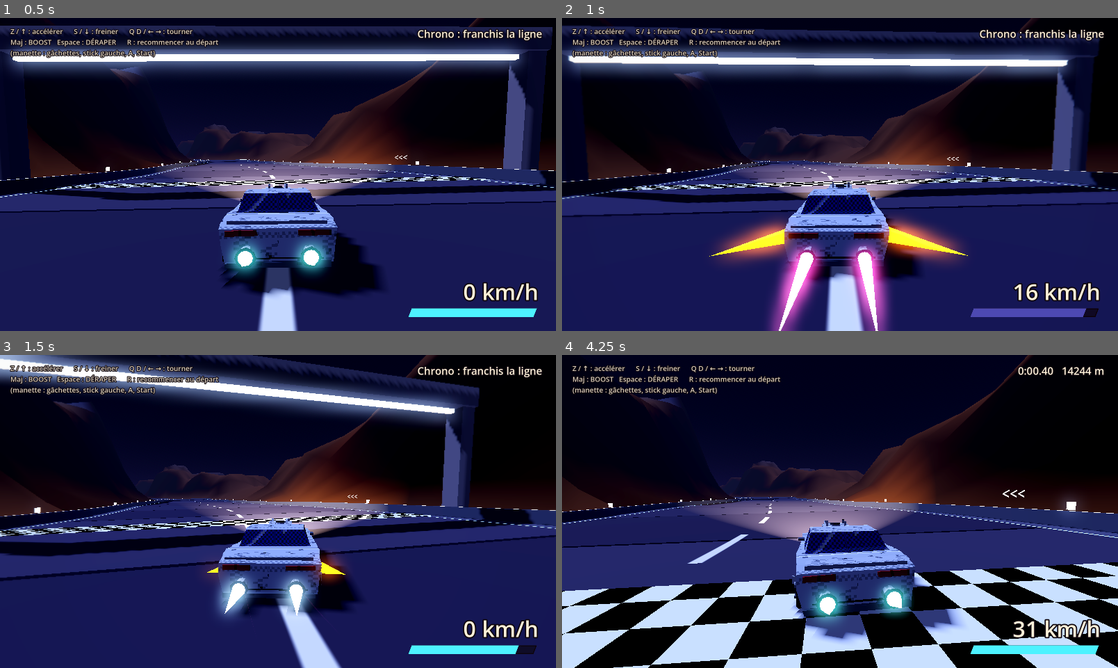
Above: before the commit, frames 1-4 (two rows, left to right).
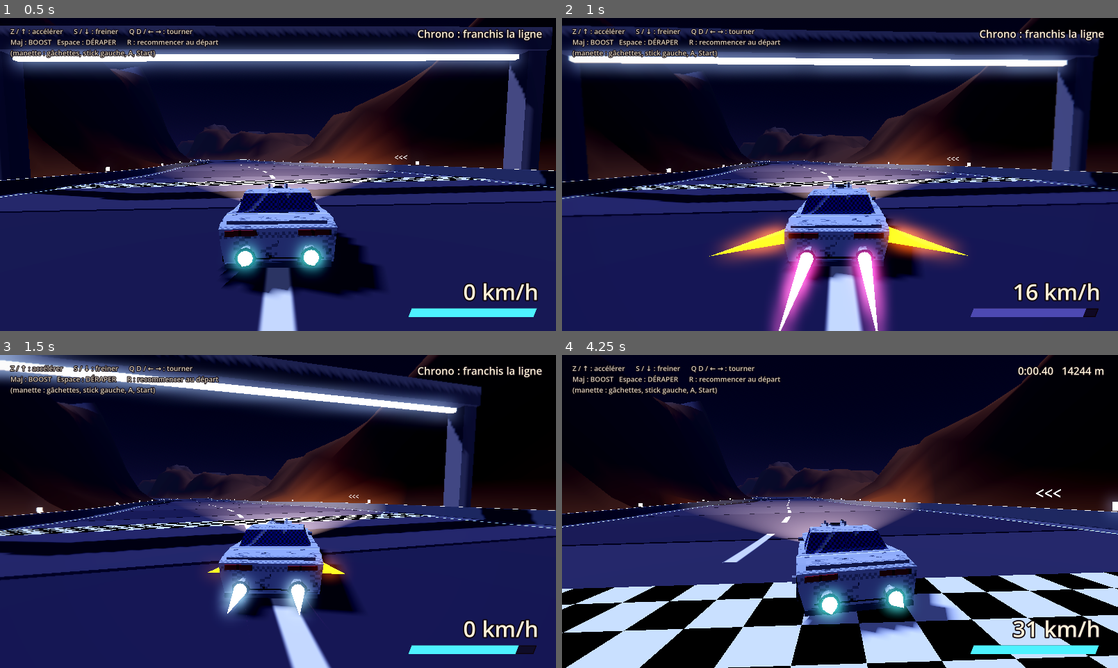
Above: after the commit, the same moments.

Repository: CrachelaVapeur/Jeu-de-Course
Game: Godot game, scene res://scenes/circuit_01.tscn
Two runs of this game, one before a commit and one after it. Both use one fixed random seed, a clock stepped at 60 frames per second and the inputs below.
Inputs:
- Up to frame 1 (0.5 s): no input
- Up to frame 2 (1 s): hold D (droite) from 0.53 s (still down); hold Shift (boost) from 0.53 s (still down); tap Space (deraper) at 0.8 s
- Up to frame 3 (1.5 s): release D (droite) at 1.28 s; release Shift (boost) at 1.28 s; hold Down from 1.28 s (still down); tap Space (deraper) at 1.35 s
- Up to frame 4 (4.25 s): tap S (freiner) at 1.55, 3.8 s; release Down at 2.03 s; hold D (droite) 2.03-2.78 s; hold S (freiner) 2.03-2.78 s; tap Shift (boost) at 2.3, 2.85 s; hold W (accelerer) 2.78-3.53 s; tap Space (deraper) at 3.05 s; hold A (gauche) from 3.53 s (still down); hold Space (deraper) from 3.53 s (still down)

Frame 1 is identical in both runs. In frame 2, 0.3% of the frame differs, in the area x 0-100%, y 3-100%; in frame 3, 4.1%; in frame 4, 24%, in the area x 0-100%, y 0-100%.

Commit message:
Experience: derapage a variable unique (grip de l'arriere), sans machine a etats ni minuteries
Co-Authored-By: Claude Sonnet 5.5 <noreply@anthropic.com>
Claude-Session: https://claude.ai/code/session_017huJHQwB2bFeykRbBtH6CG

Diff:
--- a/scripts/vehicule.gd
+++ b/scripts/vehicule.gd
@@ -73,25 +73,31 @@
 @export var rigidite_haute_vitesse := 0.0  ## part de rotation perdue à pleine vitesse hors dérapage : sans dérapage, pas de virage serré
 
 @export_group("Dérapage (vrais circuits)")
-## Comme OutRun : on amorce le dérapage (appui sur frein / Espace, ou lever de pied) en virage,
-## au-dessus de la vitesse minimale. Le dérapage PROLONGE le virage en cours : il ne plonge pas
-## vers l'intérieur. Il sert à régler la courbure : le volant la serre ou l'ouvre, volant au
-## neutre on garde la courbure (bolide « planté »), et en contre-braquant jusqu'au bout on
-## repasse naturellement de l'autre côté.
-@export var vitesse_min_derapage := 27.8  ## m/s (100 km/h) : en dessous, impossible d'amorcer un dérapage, et s'il est en cours il s'arrête
-@export var duree_transition := 0.6  ## secondes pour que le nez se mette en travers progressivement
+## UNE seule variable pilote tout : le « grip » de l'arrière (1 = pleine adhérence, 0 = il glisse).
+## - un appui sur frein / Espace, ou lâcher le gaz, fait chuter le grip d'un coup (au-dessus de la
+##   vitesse minimale) ; tenir Espace le maintient bas ;
+## - le grip remonte tout seul ; bien plus lentement tant qu'on braque (pneus saturés) ;
+## - plus le grip est bas, plus le nez se met en travers, plus la courbure est « tenue » (volant
+##   lâché = on garde l'élan) et plus elle change progressivement (jamais de saut de côté) ;
+## - en dessous de « seuil_derapage », on est « en dérapage » (fumée, recharge de boost).
+@export var vitesse_min_derapage := 27.8  ## m/s (100 km/h) : en dessous, le grip revient et rien ne peut le faire chuter
+@export var seuil_derapage := 0.6  ## grip en dessous duquel on est « en dérapage »
+@export var impulsion_appui := 0.8  ## grip perdu d'un coup à un appui sur frein ou Espace
+@export var impulsion_levee := 0.5  ## grip perdu d'un coup quand on lâche le gaz
+@export var grip_frein_a_main := 0.2  ## grip maintenu tant qu'Espace est tenu
+@export var grip_frein := 0.5  ## grip maintenu tant que le frein est tenu en virage
+@export var recuperation := 0.45  ## par seconde : le grip remonte quand le volant est au neutre
+@export var recuperation_en_virage := 0.05  ## par seconde : idem tant qu'on braque (le dérapage dure le temps du virage)
 @export var angle_entree_lent := 0.35  ## radians : angle de glisse à pleine courbure, à basse vitesse
 @export var angle_entree_vite := 0.75  ## radians : idem à pleine vitesse (le bolide se met presque en travers)
-@export var bonus_feinte := 1.3  ## angle plus ample si on a braqué à l'opposé juste avant (feinte)
-@export var delai_amorce := 0.7  ## secondes pendant lesquelles un appui (frein, Espace) ou un lever de pied reste « armé » : on peut braquer juste après
 @export var angle_glisse_max := 1.0  ## radians : angle maximum
-@export var facteur_rotation_derapage := 1.15  ## le volant tourne plus fort en dérapage qu'en conduite normale (1 = pareil)
-@export var variation_courbure := 3.0  ## rad/s² : vitesse max à laquelle la courbure peut changer (plus petit = plus progressif, pas de saut de côté)
-@export var maintien_courbure_gaz := 0.35  ## par seconde : volant au neutre sous les gaz, la courbure s'ouvre très lentement
+@export var facteur_rotation_derapage := 1.15  ## le volant tourne un peu plus fort quand le grip est bas
+@export var variation_courbure := 3.0  ## rad/s² : vitesse max de changement de courbure à grip nul (plus petit = plus progressif)
+@export var variation_courbure_grip := 20.0  ## idem à plein grip (conduite normale)
+@export var maintien_courbure_gaz := 0.35  ## par seconde : volant lâché, grip bas, sous gaz : la courbure s'ouvre lentement
 @export var maintien_courbure_sans_gaz := 1.0  ## idem sans les gaz : lever le pied aide à redresser
-@export var angle_sortie := 0.1  ## radians : sous cet angle, volant au neutre, on a retrouvé l'adhérence
+@export var maintien_courbure_grip := 7.0  ## idem à plein grip : on redresse tout de suite
 @export var reactivite_glisse := 6.0  ## lissage de l'angle de glisse
-@export var adherence_normale := 9.0  ## hors dérapage la trajectoire rattrape vite le nez
 @export var perte_vitesse_derapage := 0.18  ## part de vitesse perdue par seconde à glisse maximale
 @export var recharge_boost_derapage := 14.0  ## jauge gagnée par seconde de dérapage
 
@@ -117,20 +123,13 @@
 var _cap_trajectoire := 0.0  # direction dans laquelle on se déplace vraiment
 var _sens_derapage := 0.0  # -1 / +1 : côté du dérapage en cours (+1 = nez à gauche)
 var _fumees: Array[CPUParticles3D] = []  # nuages de gomme aux roues arrière
+var _grip := 1.0  # adhérence de l'arrière : 1 = normale, 0 = glisse totale
 var _glisse := 0.0  # angle entre la trajectoire et le nez, en dérapage
-var _angle_tenu := 1.0  # multiplicateur d'angle de glisse (feinte)
 var _ignorer_boost := false  # vrai après une perte de focus, jusqu'au relâchement de la touche
 var _omega := 0.0  # vitesse de rotation de la trajectoire en dérapage (rad/s) : la courbure
-var _t_derapage := 0.0  # temps écoulé depuis le début du dérapage
 var _appui_en_attente := false  # un appui frein/Espace reçu, pas encore pris en compte par la physique
-var _temps_en_l_air := 0.0
-var _amorce := 0.0  # temps restant pendant lequel l'amorce du dérapage est armée
 var _gaz_precedent := 0.0
-var _sens_braquage := 0.0  # dernier côté braqué franchement (pour la feinte)
-var _sens_precedent := 0.0
-var _temps_depuis_changement := 9.0
 var _volant := 0.0  # braquage lissé (-1..1) : le volant a du poids
-var _lacet := 0.0  # vitesse de rotation actuelle du nez (inertie)
 var _temps := 0.0
 var _contact_mur := false
 var _normale_sol := Vector3.UP
@@ -274,7 +273,7 @@
 func cap_camera() -> float:
 	# Pendant un dérapage, la caméra regarde surtout la trajectoire : on voit le
 	# bolide de travers (comme dans OutRun) au lieu de rester collé derrière son nez.
-	return _cap - _glisse * 0.75 if en_derapage else _cap
+	return _cap - _glisse * 0.75
 
 
 func ratio_vitesse() -> float:
@@ -329,120 +328,78 @@
 	else:
 		var controle := 1.0 if is_on_floor() else controle_en_l_air
 		_volant = lerpf(_volant, virage, 1.0 - exp(-raideur_volant * delta))
-		_mettre_a_jour_derapage(delta)
-		if en_derapage:
-			_piloter_derapage(_volant, maniabilite * controle, delta)
-		else:
-			# Sous-virage : plus les pneus saturent, moins le nez suit le volant.
-			var cible := _volant * vitesse_rotation_circuit * facteur_rotation * maniabilite * controle
-			# Direction lourde à grande vitesse : on ne tourne serré qu'en dérapant.
-			cible *= 1.0 - rigidite_haute_vitesse * smoothstep(0.5, 1.0, ratio_vitesse())
-			_lacet = lerpf(_lacet, cible, 1.0 - exp(-inertie_lacet * delta))
-			_cap += _lacet * delta
-			if absf(angle_difference(_cap_trajectoire, _cap)) > 0.25:
-				# Fin de dérapage : le nez revient vers la trajectoire, sans à-coup sur la direction.
-				_cap = lerp_angle(_cap, _cap_trajectoire, 1.0 - exp(-6.0 * delta))
-			else:
-				# L'adhérence ramène vite la trajectoire dans l'axe du nez.
-				_cap_trajectoire = lerp_angle(_cap_trajectoire, _cap, 1.0 - exp(-adherence_normale * delta))
+		_mettre_a_jour_grip(virage, maniabilite * controle, delta)
+		_conduire_avec_grip(virage, maniabilite * controle, delta)
 	rotation.y = _cap
 
 
-## Décide si on est en dérapage. Comme dans OutRun, on l'amorce exprès : à grande
-## vitesse, on braque franchement tout en lâchant le gaz (ou en freinant, ou avec la
-## touche « deraper »). Braquer seul, sans amorce, ne fait jamais déraper.
-func _mettre_a_jour_derapage(delta: float) -> void:
-	# Une amorce = un APPUI bref (frein, Espace) ou un lever de pied, fait à grande vitesse.
-	# Elle reste armée un instant : on a le temps de braquer, et il n'est pas nécessaire de
-	# garder la touche enfoncée (le frein fait d'ailleurs chuter la vitesse).
-	# Frein à main (Espace) : tant qu'il est tenu, l'amorce reste armée (on peut le tenir et
-	# braquer ensuite). Un simple appui est aussi capté par _input, même plus court qu'une image
-	# physique, donc rien ne se perd.
+## Vitesse de rotation maximale du volant, en tenant compte du grip (un peu plus vive quand il est bas).
+func _rotation_max(manoeuvre: float) -> float:
+	return vitesse_rotation_circuit * facteur_rotation * manoeuvre * lerpf(facteur_rotation_derapage, 1.0, _grip)
+
+
+## L'unique variable : le grip de l'arrière. Les appuis le font chuter, le temps le fait remonter.
+func _mettre_a_jour_grip(brut: float, manoeuvre: float, delta: float) -> void:
 	var appui := _appui_en_attente or Input.is_action_just_pressed("freiner") or Input.is_action_just_pressed("deraper")
 	_appui_en_attente = false
-	var frein_a_main := Input.is_action_pressed("deraper")
 	var levee := _gaz_precedent > 0.5 and gaz < 0.1
 	_gaz_precedent = gaz
-	if (appui or levee or frein_a_main) and vitesse >= vitesse_min_derapage:
-		_amorce = delai_amorce
+
+	if vitesse < vitesse_min_derapage:
+		# Trop lent : le grip revient, et rien ne peut le faire chuter.
+		_grip = minf(_grip + 3.0 * delta, 1.0)
 	else:
-		_amorce = maxf(_amorce - delta, 0.0)
-
-	_temps_depuis_changement += delta
-	if absf(_volant) > 0.5 and signf(_volant) != _sens_braquage:
-		_sens_precedent = _sens_braquage
-		_sens_braquage = signf(_volant)
-		_temps_depuis_changement = 0.0
-
-	# Sur un circuit bosselé, la voiture décolle une fraction de seconde : on ne coupe donc le
-	# dérapage (ou l'amorce) qu'après un vrai saut, ou si on ralentit trop.
-	if is_on_floor():
-		_temps_en_l_air = 0.0
+		if appui:
+			_grip = maxf(_grip - impulsion_appui, 0.05)
+		if levee:
+			_grip = maxf(_grip - impulsion_levee, 0.05)
+		var plancher := 1.0
+		if Input.is_action_pressed("deraper"):
+			plancher = grip_frein_a_main
+		elif Input.get_action_strength("freiner") > 0.3 and absf(brut) > 0.1:
+			plancher = grip_frein
+		if plancher < 1.0:
+			# Frein à main ou frein tenu : on maintient le grip bas.
+			_grip = move_toward(_grip, minf(plancher, _grip), 3.0 * delta)
+		else:
+			var rec := recuperation_en_virage if absf(brut) > 0.1 else recuperation
+			_grip = minf(_grip + rec * delta, 1.0)
+
+	en_derapage = _grip < seuil_derapage
+
+
+## Le virage, quel que soit le grip. La trajectoire tourne à la vitesse « _omega » (la courbure) ;
+## à plein grip elle suit le volant tout de suite, à grip bas elle change progressivement et se
+## maintient volant lâché. Le nez se met en travers d'autant plus que le grip est bas et que la
+## courbure est forte. Aucun changement brusque : tout est continu en fonction du grip.
+func _conduire_avec_grip(brut: float, manoeuvre: float, delta: float) -> void:
+	var rotation_max := _rotation_max(manoeuvre)
+	if absf(brut) > 0.1:
+		var cible := _volant * rotation_max
+		var pas := (cible - _omega) * (1.0 - exp(-inertie_lacet * delta))
+		var limite := lerpf(variation_courbure, variation_courbure_grip, smoothstep(0.4, 0.9, _grip)) * delta
+		_omega += clampf(pas, -limite, limite)
 	else:
-		_temps_en_l_air += delta
-	if vitesse < vitesse_min_derapage:
-		en_derapage = false
-		_amorce = 0.0
-		return
-	if _temps_en_l_air > 0.4:
-		en_derapage = false
-		return
-	if en_derapage:
-		return
-	if _amorce <= 0.0 or absf(_volant) < 0.35 or _temps_en_l_air > 0.15:
-		return
-
-	_amorce = 0.0
-	en_derapage = true
-	_sens_derapage = signf(_volant)
-	# Feinte : un coup de volant à l'opposé juste avant donne un angle de glisse plus ample.
-	_angle_tenu = 1.0
-	if _sens_precedent == -_sens_derapage and _temps_depuis_changement < 0.8:
-		_angle_tenu = bonus_feinte
-	# On repart de la courbure actuelle : pas de changement de direction à l'entrée.
-	_omega = _lacet if absf(_lacet) > 0.05 else _sens_derapage * 0.05
-	_sens_derapage = signf(_omega)
-	_glisse = clampf(angle_difference(_cap_trajectoire, _cap), -0.2, 0.2)
-	_t_derapage = 0.0
-
-
-## Dérapage « sur rail » : la trajectoire garde sa courbure, que le volant règle.
-## - volant dans le sens du virage : la courbure se serre ;
-## - volant au neutre : on garde la courbure (elle s'ouvre doucement sous les gaz, plus vite sans) ;
-## - contre-braquage : la courbure s'ouvre, le bolide se redresse, et si on continue à
-##   contre-braquer il repart de l'autre côté, sans saut ;
-## - l'angle de glisse (le nez en travers) suit la courbure : droit = pas de glisse = fin du dérapage.
-func _piloter_derapage(volant: float, manoeuvre: float, delta: float) -> void:
-	var rotation_max := vitesse_rotation_circuit * facteur_rotation * facteur_rotation_derapage * manoeuvre
-	var brut := Input.get_axis("droite", "gauche")  # volant avant lissage : détecte le « lâché »
-	if absf(brut) > 0.1:
-		# Le volant fixe la courbure visée ; elle change progressivement (jamais d'un coup).
-		_omega = move_toward(_omega, volant * rotation_max, variation_courbure * delta)
-	else:
-		# Volant lâché : le bolide reste planté, la courbure s'ouvre doucement.
+		# Volant lâché : on garde l'élan (grip bas) ou on redresse (plein grip).
 		var maintien := lerpf(maintien_courbure_sans_gaz, maintien_courbure_gaz, clampf(gaz, 0.0, 1.0))
+		maintien = lerpf(maintien, maintien_courbure_grip, smoothstep(0.5, 1.0, _grip))
 		_omega *= exp(-maintien * delta)
 	_cap_trajectoire += _omega * delta
 
 	if absf(_omega) > 0.04:
 		_sens_derapage = signf(_omega)
-	# Le nez se met en travers d'autant plus que la courbure est forte.
 	var charge := clampf(absf(_omega) / maxf(rotation_max, 0.1), 0.0, 1.0)
 	var angle_max_vitesse := lerpf(angle_entree_lent, angle_entree_vite, clampf(ratio_vitesse(), 0.0, 1.0))
-	var angle := minf(charge * angle_max_vitesse * _angle_tenu, angle_glisse_max)
-	if Input.get_action_strength("freiner") > 0.3:
-		angle = minf(angle * 1.15, angle_glisse_max)  # freiner en dérapage déstabilise l'arrière
-	_t_derapage += delta
-	var progression := smoothstep(0.0, 1.0, _t_derapage / duree_transition)
-	_glisse = lerpf(_glisse, _sens_derapage * angle * progression, 1.0 - exp(-reactivite_glisse * delta))
+	var angle := charge * angle_max_vitesse * (1.0 - smoothstep(0.2, 1.0, _grip))
+	if en_derapage and Input.get_action_strength("freiner") > 0.3:
+		angle *= 1.15  # freiner en dérapage déstabilise l'arrière
+	angle = minf(angle, angle_glisse_max)
+	_glisse = lerpf(_glisse, _sens_derapage * angle, 1.0 - exp(-reactivite_glisse * delta))
 	_cap = _cap_trajectoire + _glisse
 
-	vitesse = maxf(vitesse - vitesse * perte_vitesse_derapage * absf(_glisse) / angle_glisse_max * delta, 0.0)
-	jauge_boost = minf(jauge_boost + recharge_boost_derapage * delta, jauge_max)
-
-	if absf(_glisse) < angle_sortie and absf(volant) < 0.15:
-		en_derapage = false
-		_lacet = 0.0
+	if en_derapage:
+		vitesse = maxf(vitesse - vitesse * perte_vitesse_derapage * absf(_glisse) / angle_glisse_max * delta, 0.0)
+		jauge_boost = minf(jauge_boost + recharge_boost_derapage * delta, jauge_max)
 
 
 func _avancer_tout_droit(delta: float) -> void:
@@ -493,6 +450,9 @@
 			if le_long.length() > 0.1:
 				_cap = atan2(-le_long.x, -le_long.z)
 				_cap_trajectoire = _cap
+				_glisse = 0.0
+				_omega = 0.0
+				_grip = 1.0
 				en_derapage = false
 	if touche and _contact_mur:
 		# Toujours collé à l'obstacle : on ne peut pas aller plus vite que ce
@@ -545,8 +505,10 @@
 	_cap = rotation.y
 	_cap_trajectoire = _cap
 	en_derapage = false
+	_grip = 1.0
+	_glisse = 0.0
+	_omega = 0.0
 	_volant = 0.0
-	_lacet = 0.0
 	velocity = Vector3.ZERO
 	vitesse = vitesse_max * 0.4
 	teleporte.emit(global_position - ancienne)
@@ -645,8 +607,10 @@
 	_cap = rotation.y
 	_cap_trajectoire = _cap
 	en_derapage = false
+	_grip = 1.0
+	_glisse = 0.0
+	_omega = 0.0
 	_volant = 0.0
-	_lacet = 0.0
 	velocity = Vector3.ZERO
 	vitesse = 0.0
 	jauge_boost = jauge_max
